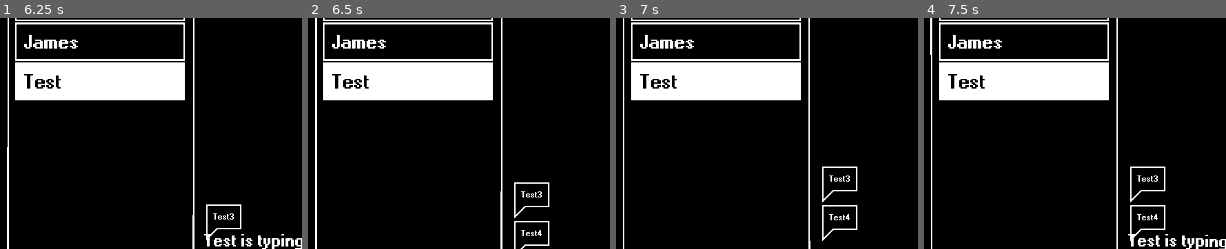
Above: before the commit, frames 1-4 (left to right).
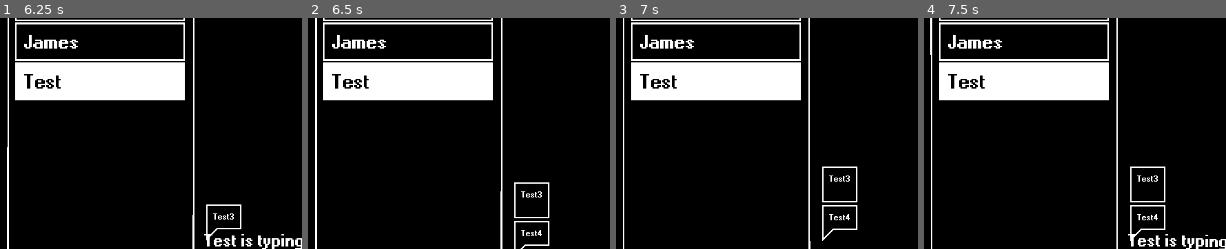
Above: after the commit, the same moments.

Repository: AdamCMunro/social-game
Game: Godot game, scene res://messenger.tscn
Two runs of this game, one before a commit and one after it. Both use one fixed random seed, a clock stepped at 60 frames per second and the inputs below. This scene is started directly instead of the project's main scene.
Inputs (mouse positions are % of the whole screen's width and height, from its top left):
- Up to frame 1 (6.25 s): tap Enter at 0.5 s; move the mouse to (17, 16) at 0.52 s; click (17, 16) at 0.67 s; move the mouse to (17, 24) at 1.27 s; click (17, 24) at 1.42 s; move the mouse to (66, 95) at 2.02 s; click (66, 95) at 2.17 s; move the mouse to (17, 33) at 2.77 s; click (17, 33) at 2.92 s; move the mouse to (17, 41) at 3.52 s; click (17, 41) at 3.67 s; move the mouse to (95, 45) at 4.27 s; click (95, 45) at 4.42 s; move the mouse to (40, 55) at 5.02 s; click (40, 55) at 5.17 s; move the mouse to (79, 28) at 5.77 s; click (79, 28) at 5.92 s
- Up to frame 2 (6.5 s): no input
- Up to frame 3 (7 s): move the mouse to (60, 70) at 6.52 s; click (60, 70) at 6.67 s
- Up to frame 4 (7.5 s): move the mouse to (outside the picture) at 7.27 s; click (outside the picture) at 7.42 s
The pictures show only the part of the screen within x 0-50%, y 28-78%; the shares and areas given below are measured in that part.

Frame 1 is identical in both runs. In frame 2, 0.2% of the frame differs, in the area x 68-81%, y 81-88%; in frame 3, 0.2%, in the area x 68-81%, y 74-81%; in frame 4, 0.2%.

Commit message:
message sprites change if repeats now

Diff:
--- a/social-game/messenger.gd
+++ b/social-game/messenger.gd
@@ -171,6 +171,10 @@
 	await get_tree().process_frame
 	await get_tree().process_frame
 	await get_tree().process_frame
+	if prev_message_type == "sent":
+		prev_message.get_node("Sprite").visible = false
+		prev_message.get_node("RepeatSprite").visible = true
+		repeat = false
 	await _animate_messages(new_message.size.y + 3)
 	prev_message_type = "sent"
 	prev_message = new_message
@@ -187,14 +191,13 @@
 	await get_tree().process_frame
 	await get_tree().process_frame
 	await get_tree().process_frame
-	if repeat:
+	if prev_message_type == "recieved":
 		prev_message.get_node("Sprite").visible = false
 		prev_message.get_node("RepeatSprite").visible = true
 		repeat = false
 	await _animate_messages(new_message.size.y + 3)
 	prev_message_type = "recieved"
 	prev_message = new_message
-	print("recieving: ", message)
 	return true
 
 func _animate_messages(offset):
@@ -219,7 +222,6 @@
 	await tween.finished
 
 	messages_moving = false
-	print("animating")
 
 func _show_options(options):
 	sending_text.text = "Type random letters to send"
